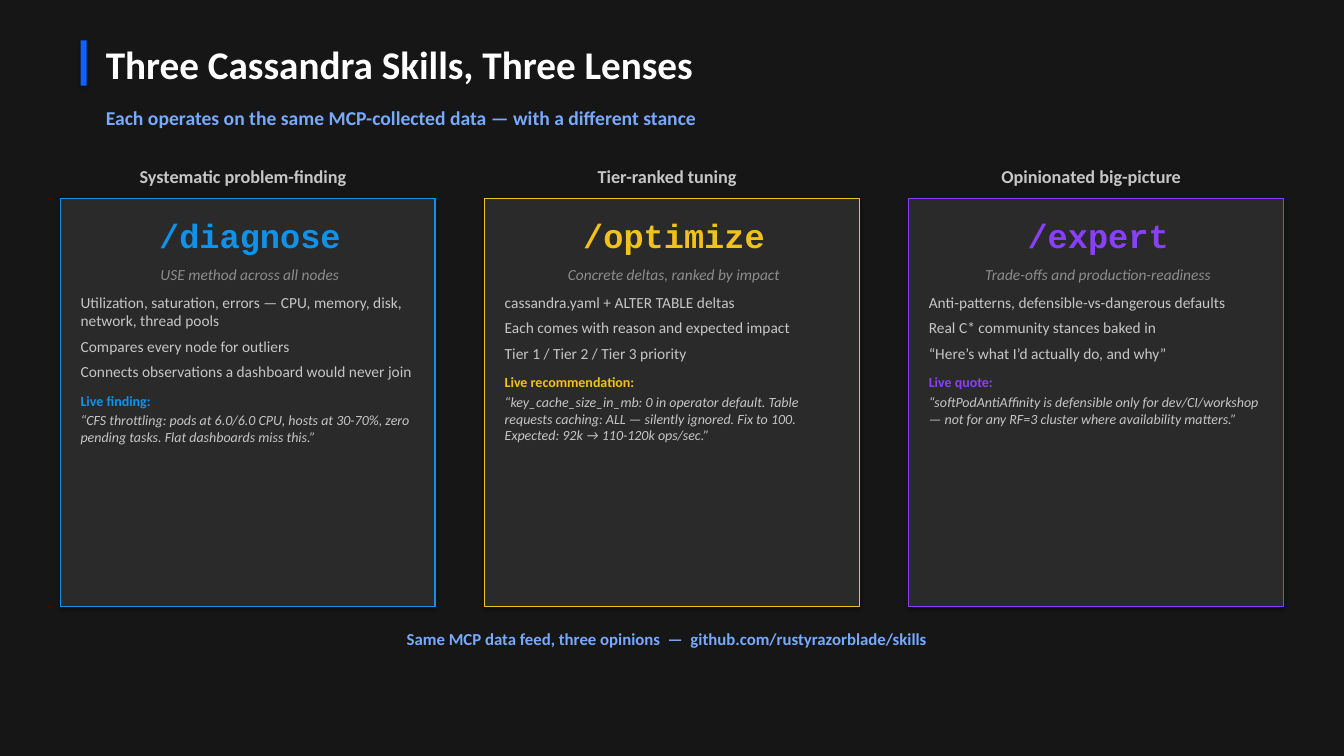
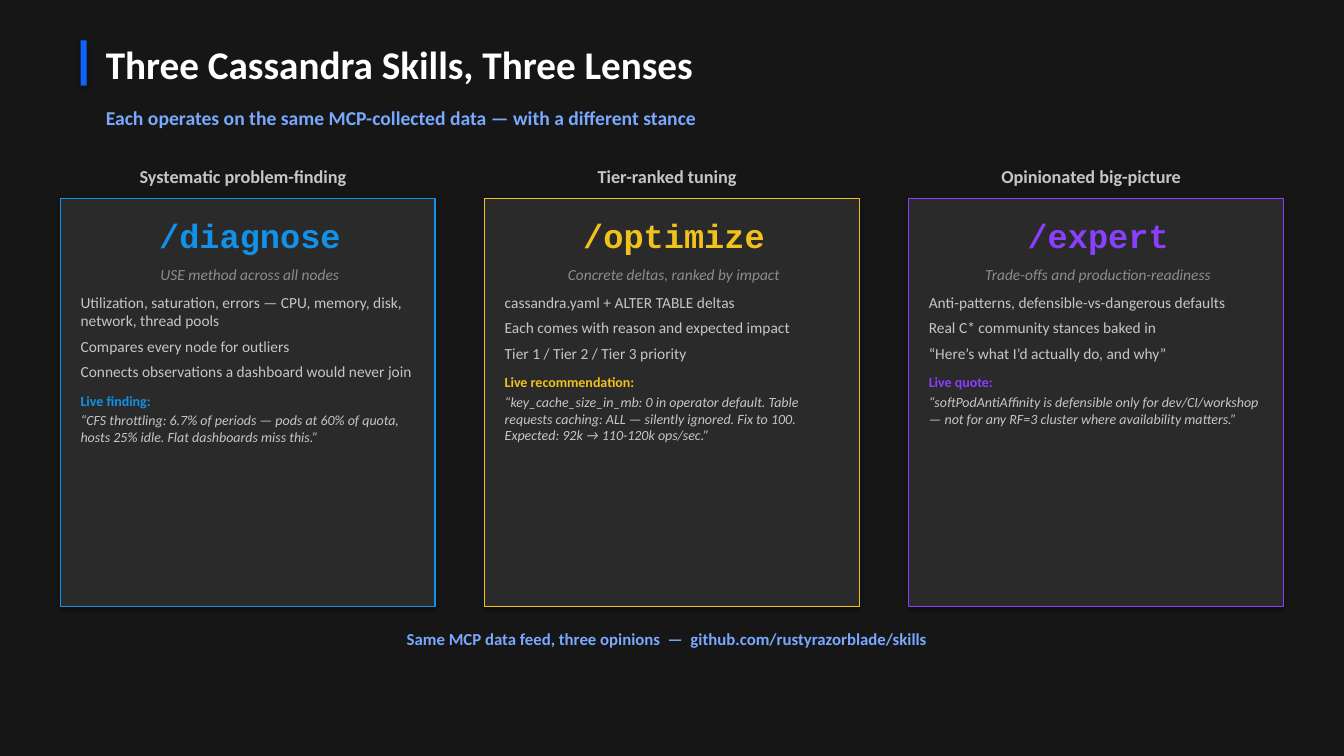
Before and after one commit to jamesc127/k8ssandra-mcp-workshop, a slide deck: slide 16 of k8ssandra-reference-architecture.pptx (slide 9 before the commit). Drawn at 1344x756 pixels with LibreOffice and Linux fonts; fonts in the diff are those of the drawing. Boxes give left, top, right and bottom in pixels: in the first picture for what was removed or moved away, otherwise in the second. Text is boxed around its words. In the diff, an @@ line names an element or a change of style, - is before the commit and + after.

```diff
--- a/k8ssandra-reference-architecture.pptx
+++ b/k8ssandra-reference-architecture.pptx
@@ text in rectangle at box(81, 415, 399, 442): text changed @@
-“CFS throttling: pods at 6.0/6.0 CPU, hosts at 30-70%, zero pending tasks. Flat dashboards miss this.”
+“CFS throttling: 6.7% of periods — pods at 60% of quota, hosts 25% idle. Flat dashboards miss this.”
```
Also in this commit, not shown: 6 other slides changed, 9 slides added, 2 slides removed, 1 other file.
